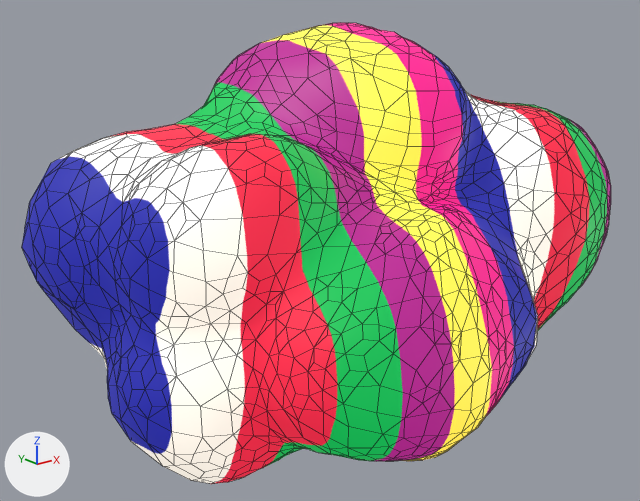
Before and after pictures for a commit that changed the FBX model arfoundation-samples-4.1/Assets/Shape/FBX-OnSTick_33SET/A-5_Onstick.fbx.
Rendered twice from a camera (50 mm lens) standing at (-1.242, -1.474, 1.057) and looking at (-0.066, -0.003, 0.468). Lighting does not change. The marker at lower left points along +X, +Y and +Z. Mesh edges are drawn as thin lines. Where no turn or scale is listed for an object, it has been applied to the vertices.

Objects in the first picture: 'A-5'.
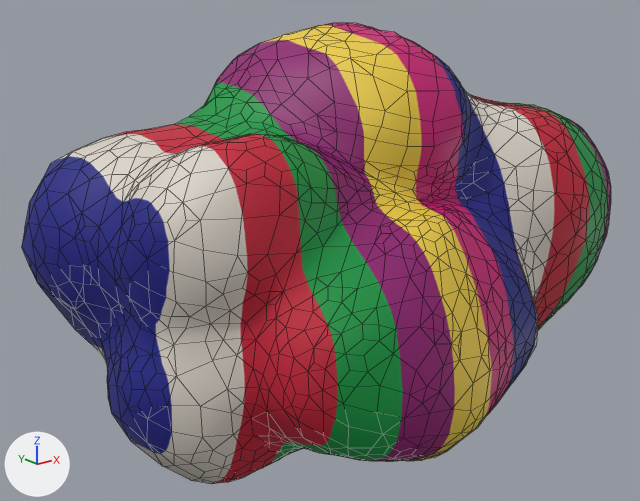
Where the newer file only moved an object's origin or applied its transform, the numbers keep the older frame.

What changed in the scene script:
```text
Change mat_a_5:
    where n0 = _N.new('ShaderNodeBsdfPrincipled'); n0.name = 'Principled BSDF'
    remove n0.inputs[28].default_value = 1.0  # 'Emission Strength'
```

Where the change shows, as pixel boxes [x1, y1, x2, y2] in the pictures (640 x 501 px):
'A-5', surface changed: [22, 23, 611, 484] in both
